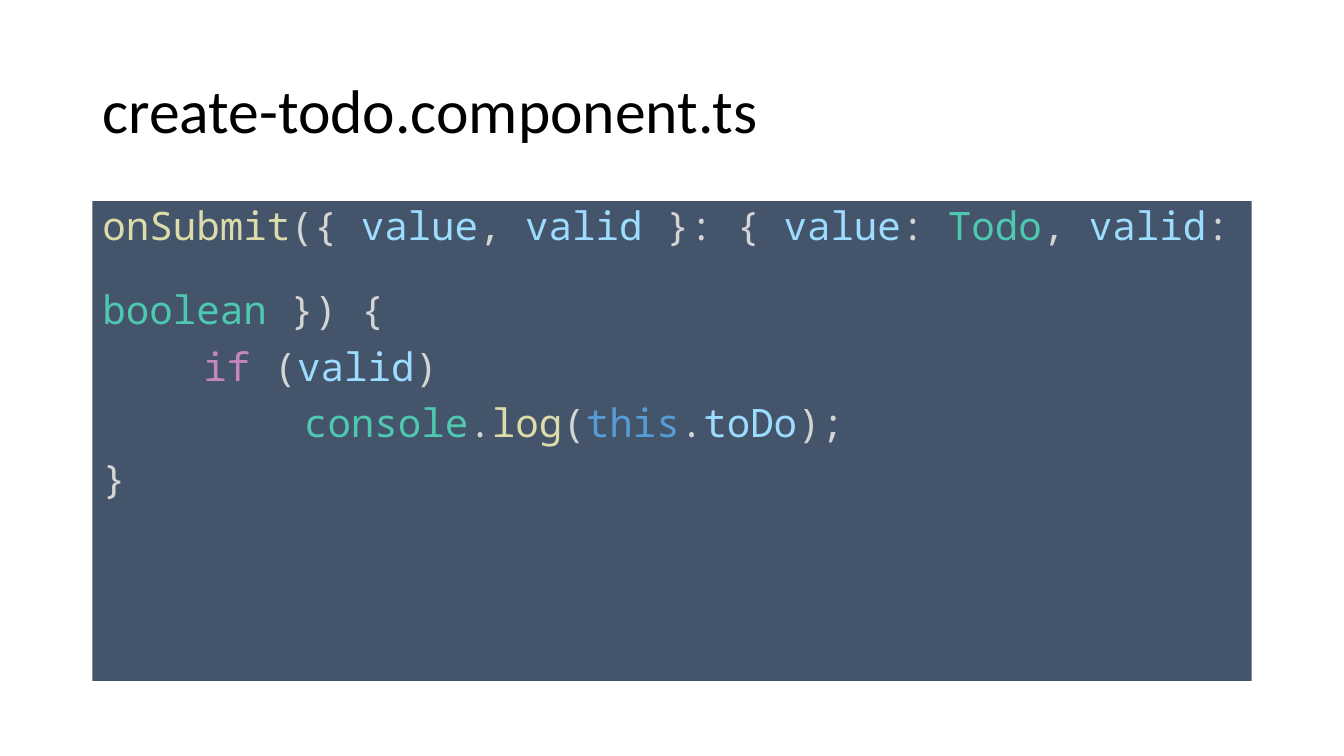
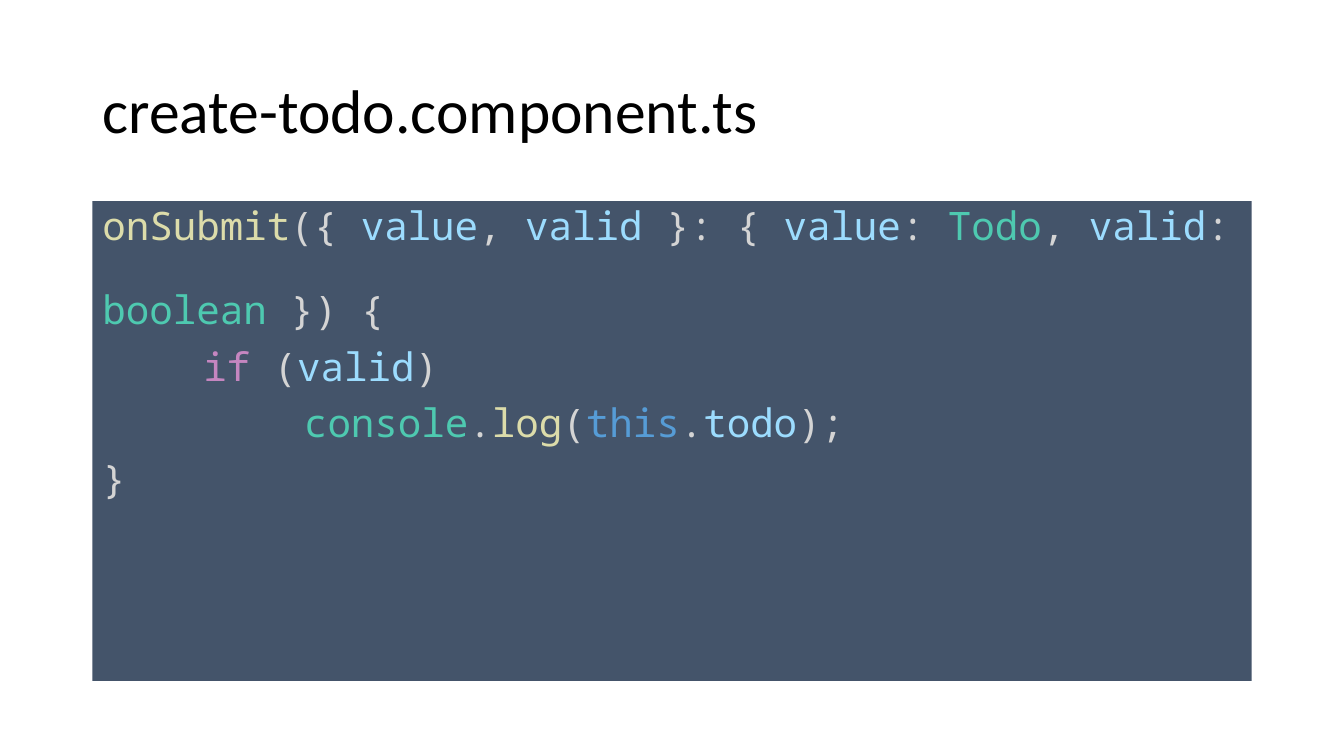
Before and after one commit to spirit-coding/todo-app-aj33349, a slide deck: slide 21 of Angular2.pptx. Drawn at 1344x756 pixels with LibreOffice and Linux fonts; fonts in the diff are those of the drawing. Boxes give left, top, right and bottom in pixels: in the first picture for what was removed or moved away, otherwise in the second. Text is boxed around its words. In the diff, an @@ line names an element or a change of style, - is before the commit and + after.

```diff
--- a/Angular2.pptx
+++ b/Angular2.pptx
@@ text at [304,407,844,447]: text changed @@
-console.log(this.toDo);
+console.log(this.todo);
```
Also in this commit, not shown: 6 other slides changed, 9 slides added, 7 other files.
